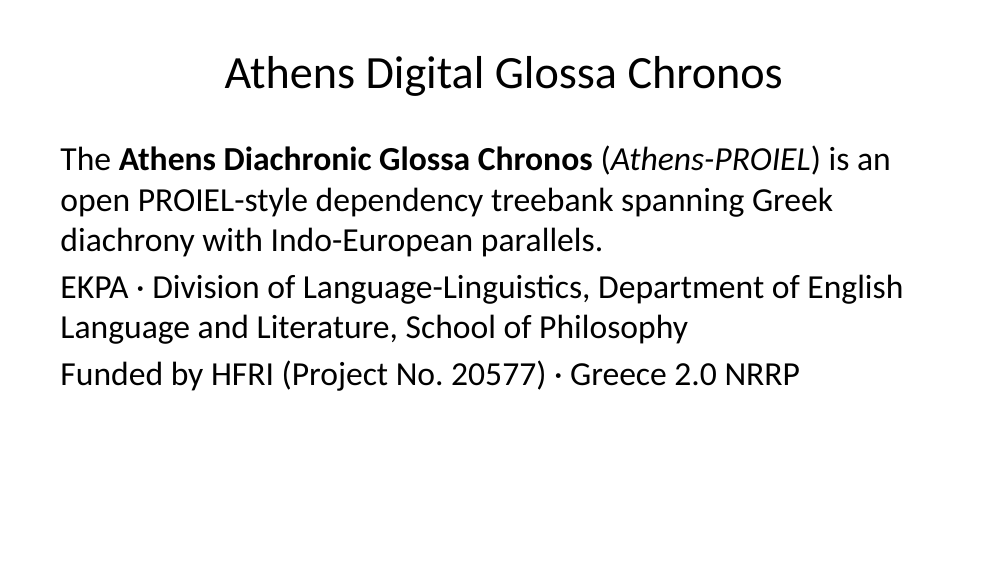
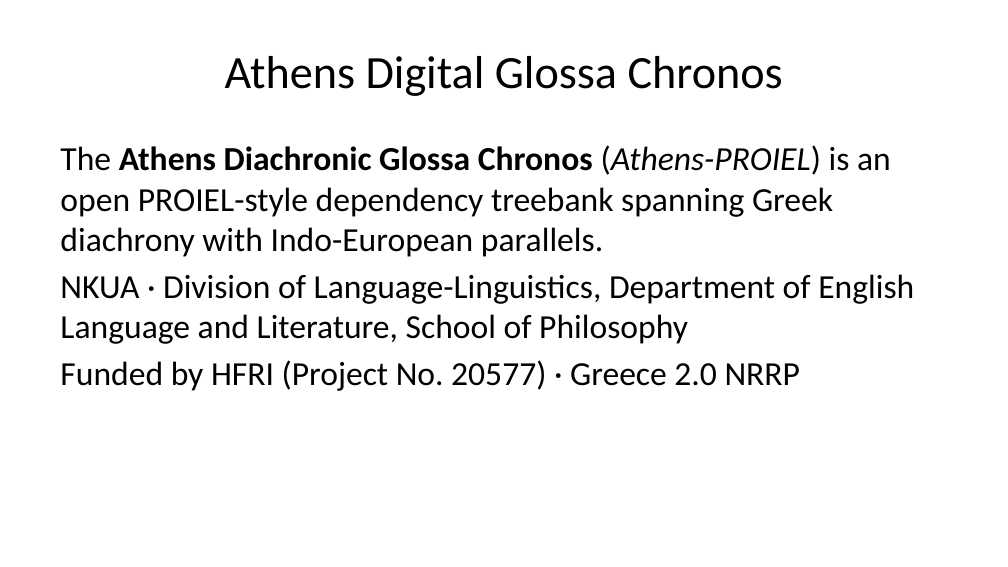
Before and after one commit to AthDGC/AthDGC.github.io, a slide deck: slide 2 of slides/announcement.pptx. Drawn at 1008x567 pixels with LibreOffice and Linux fonts; fonts in the diff are those of the drawing. Boxes give left, top, right and bottom in pixels: in the first picture for what was removed or moved away, otherwise in the second. Text is boxed around its words. In the diff, an @@ line names an element or a change of style, - is before the commit and + after.

```diff
--- a/slides/announcement.pptx
+++ b/slides/announcement.pptx
@@ text at (x1=60, y1=274, x2=914, y2=344): text changed @@
-EKPA · Division of Language-Linguistics, Department of English Language and Literature, School of Philosophy
+NKUA · Division of Language-Linguistics, Department of English Language and Literature, School of Philosophy
```
Also in this commit, not shown: 1 other slide changed, 21 other files.
